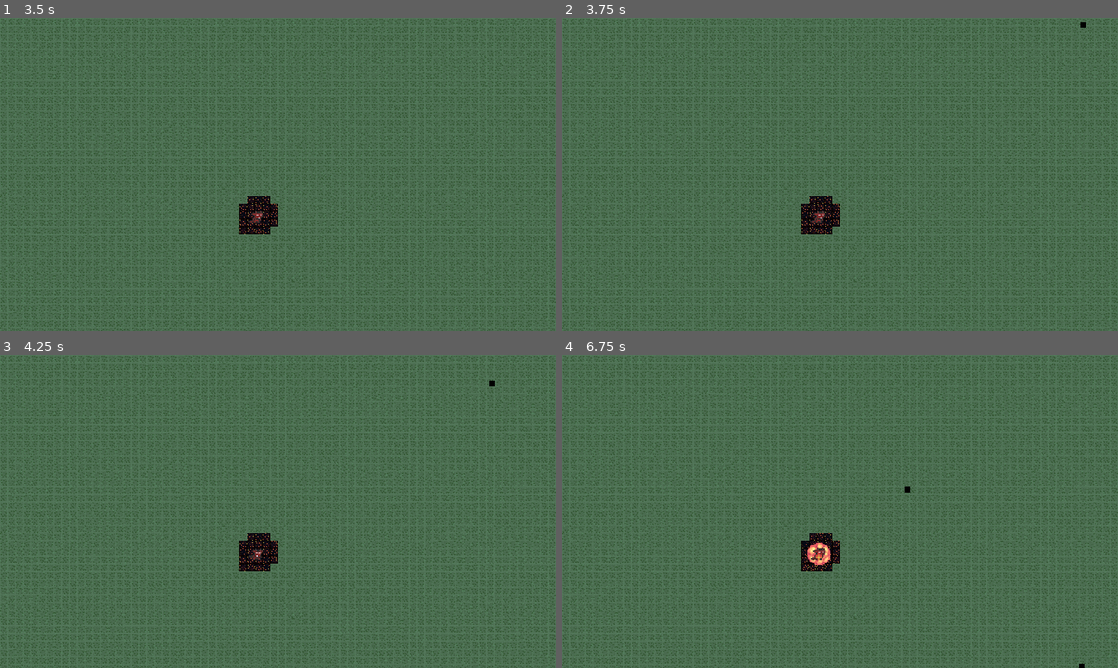
Above: before the commit, frames 1-4 (two rows, left to right).
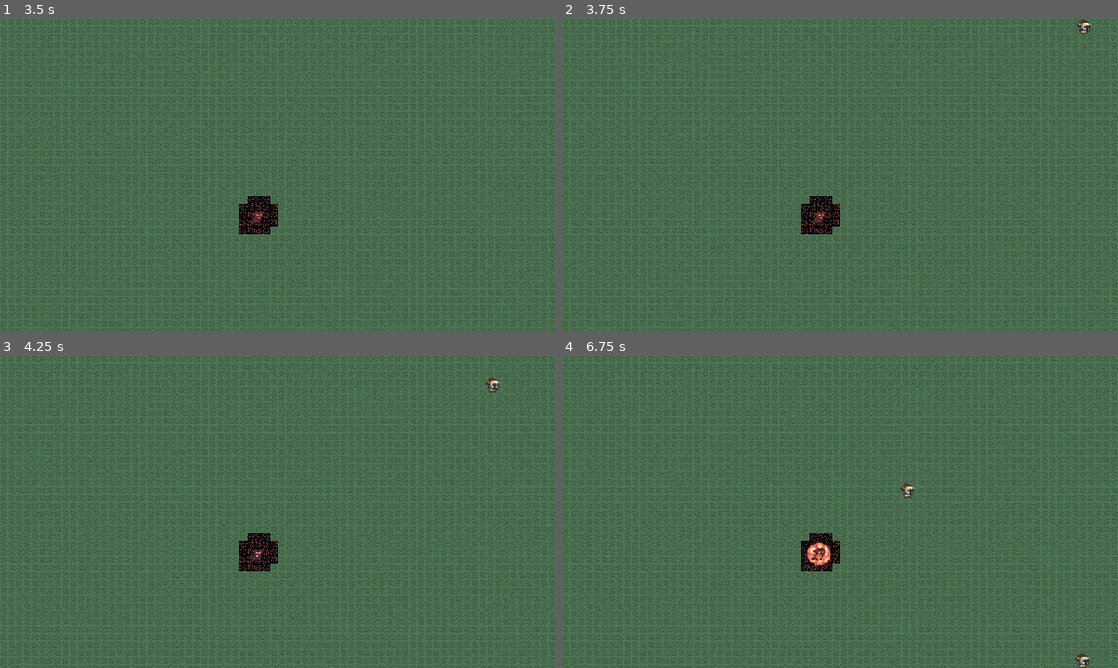
Above: after the commit, the same moments.

Repository: Seblis/They-won-t-survive
Game: Godot game, scene res://main.tscn
Same seed, same stepped clock (60 frames per second), same inputs: the game is played once before the commit and once after it.
Inputs:
- Up to frame 1 (3.5 s): click "Play" at 0.5 s; tap Enter at 1.25 s; hold D (Weapon right) 1.28-2.03 s; hold S (Weapon down) 2.03-2.78 s; hold D (Weapon right) from 2.78 s (still down)
- Up to frame 2 (3.75 s): tap Space at 3.5 s; release D (Weapon right) at 3.53 s; hold W (Weapon up) from 3.53 s (still down)
- Up to frame 3 (4.25 s): keep holding W (Weapon up)
- Up to frame 4 (6.75 s): release W (Weapon up) at 4.28 s; hold A (Weapon left) 4.28-5.78 s; hold S (Weapon down) 5.78-6.53 s; hold D (Weapon right) from 6.53 s (still down)

Frame 1 is identical in both runs. In frame 2, less than 0.1% of the frame differs, in the area x 92-96%, y 0-6%; in frame 3, less than 0.1%; in frame 4, 0.2%, in the area x 60-96%, y 41-100%.

Commit message:
Knight spritesheat imported
And split into seperate animations

Diff:
--- a/npcs/enemy_knight/enemy_knight.gd
+++ b/npcs/enemy_knight/enemy_knight.gd
@@ -2,6 +2,7 @@
 
 const SPEED = 150.0
 var player
+@onready var animation_player = $AnimationPlayer
 
 
 func _ready():
--- a/npcs/enemy_knight/enemy_knight.tscn
+++ b/npcs/enemy_knight/enemy_knight.tscn
@@ -1,27 +1,122 @@
-[gd_scene load_steps=6 format=3 uid="uid://bdltal2lm55r2"]
+[gd_scene load_steps=13 format=3 uid="uid://bdltal2lm55r2"]
 
 [ext_resource type="Script" path="res://npcs/enemy_knight/enemy_knight.gd" id="1_m70gr"]
 [ext_resource type="PackedScene" uid="uid://b2go81nmxue1a" path="res://components/HealthComponent.tscn" id="2_qj76r"]
+[ext_resource type="Texture2D" uid="uid://bryqo3mklbi01" path="res://assets/sprites/Knight_Knight_sprites.png" id="2_t370l"]
 [ext_resource type="PackedScene" uid="uid://cflwltu4sv4i1" path="res://components/HurtboxComponent.tscn" id="3_ureie"]
 
 [sub_resource type="RectangleShape2D" id="RectangleShape2D_suejv"]
-size = Vector2(6, 6)
+size = Vector2(17, 22)
+
+[sub_resource type="Animation" id="Animation_6104a"]
+resource_name = "Idle"
+loop_mode = 1
+tracks/0/type = "value"
+tracks/0/imported = false
+tracks/0/enabled = true
+tracks/0/path = NodePath("Sprite2D:frame")
+tracks/0/interp = 1
+tracks/0/loop_wrap = true
+tracks/0/keys = {
+"times": PackedFloat32Array(0, 0.1, 0.2, 0.3, 0.4, 0.5, 0.6),
+"transitions": PackedFloat32Array(1, 1, 1, 1, 1, 1, 1),
+"update": 1,
+"values": [0, 1, 2, 3, 4, 5, 6]
+}
+
+[sub_resource type="Animation" id="Animation_vnmqx"]
+length = 0.001
+tracks/0/type = "value"
+tracks/0/imported = false
+tracks/0/enabled = true
+tracks/0/path = NodePath("Sprite2D:frame")
+tracks/0/interp = 1
+tracks/0/loop_wrap = true
+tracks/0/keys = {
+"times": PackedFloat32Array(0),
+"transitions": PackedFloat32Array(1),
+"update": 1,
+"values": [0]
+}
+
+[sub_resource type="Animation" id="Animation_v8ror"]
+resource_name = "Run"
+tracks/0/type = "value"
+tracks/0/imported = false
+tracks/0/enabled = true
+tracks/0/path = NodePath("Sprite2D:frame")
+tracks/0/interp = 1
+tracks/0/loop_wrap = true
+tracks/0/keys = {
+"times": PackedFloat32Array(0, 0.1, 0.2, 0.3, 0.4, 0.5, 0.6, 0.7),
+"transitions": PackedFloat32Array(1, 1, 1, 1, 1, 1, 1, 1),
+"update": 1,
+"values": [8, 9, 10, 11, 12, 13, 14, 15]
+}
+
+[sub_resource type="Animation" id="Animation_6lwsb"]
+resource_name = "Attack"
+length = 0.7
+tracks/0/type = "value"
+tracks/0/imported = false
+tracks/0/enabled = true
+tracks/0/path = NodePath("Sprite2D:frame")
+tracks/0/interp = 1
+tracks/0/loop_wrap = true
+tracks/0/keys = {
+"times": PackedFloat32Array(0, 0.1, 0.2, 0.3, 0.4, 0.5),
+"transitions": PackedFloat32Array(1, 1, 1, 1, 1, 1),
+"update": 1,
+"values": [16, 17, 18, 19, 20, 21]
+}
+
+[sub_resource type="Animation" id="Animation_n1erd"]
+resource_name = "Death"
+length = 0.6
+tracks/0/type = "value"
+tracks/0/imported = false
+tracks/0/enabled = true
+tracks/0/path = NodePath("Sprite2D:frame")
+tracks/0/interp = 1
+tracks/0/loop_wrap = true
+tracks/0/keys = {
+"times": PackedFloat32Array(0, 0.1, 0.2, 0.3, 0.4),
+"transitions": PackedFloat32Array(1, 1, 1, 1, 1),
+"update": 1,
+"values": [24, 25, 26, 27, 28]
+}
+
+[sub_resource type="AnimationLibrary" id="AnimationLibrary_h6vhg"]
+_data = {
+"Attack": SubResource("Animation_6lwsb"),
+"Death": SubResource("Animation_n1erd"),
+"Idle": SubResource("Animation_6104a"),
+"RESET": SubResource("Animation_vnmqx"),
+"Run": SubResource("Animation_v8ror")
+}
 
 [sub_resource type="RectangleShape2D" id="RectangleShape2D_kuemm"]
+size = Vector2(32, 32)
 
 [node name="EnemyKnight" type="CharacterBody2D"]
 collision_layer = 16
 script = ExtResource("1_m70gr")
 
-[node name="ColorRect" type="ColorRect" parent="."]
-offset_left = -6.0
-offset_top = -6.0
-offset_right = 6.0
-offset_bottom = 6.0
-color = Color(0, 0, 0, 1)
+[node name="Sprite2D" type="Sprite2D" parent="."]
+scale = Vector2(2, 2)
+texture = ExtResource("2_t370l")
+hframes = 8
+vframes = 8
 
 [node name="CollisionShape2D" type="CollisionShape2D" parent="."]
+position = Vector2(1.5, 5)
 shape = SubResource("RectangleShape2D_suejv")
+
+[node name="AnimationPlayer" type="AnimationPlayer" parent="."]
+libraries = {
+"": SubResource("AnimationLibrary_h6vhg")
+}
+autoplay = "Idle"
 
 [node name="HealthComponent" parent="." instance=ExtResource("2_qj76r")]
 
@@ -31,6 +126,7 @@
 health = NodePath("../HealthComponent")
 
 [node name="HurtboxArea" type="CollisionShape2D" parent="HurtboxComponent"]
+position = Vector2(2, 0)
 shape = SubResource("RectangleShape2D_kuemm")
 
 [connection signal="on_entity_died" from="HealthComponent" to="." method="_on_entity_died"]
Binary file added: assets/sprites/Knight_Knight_sprites.png
Not shown, added: assets/sprites/Knight_Knight_sprites.png.import
